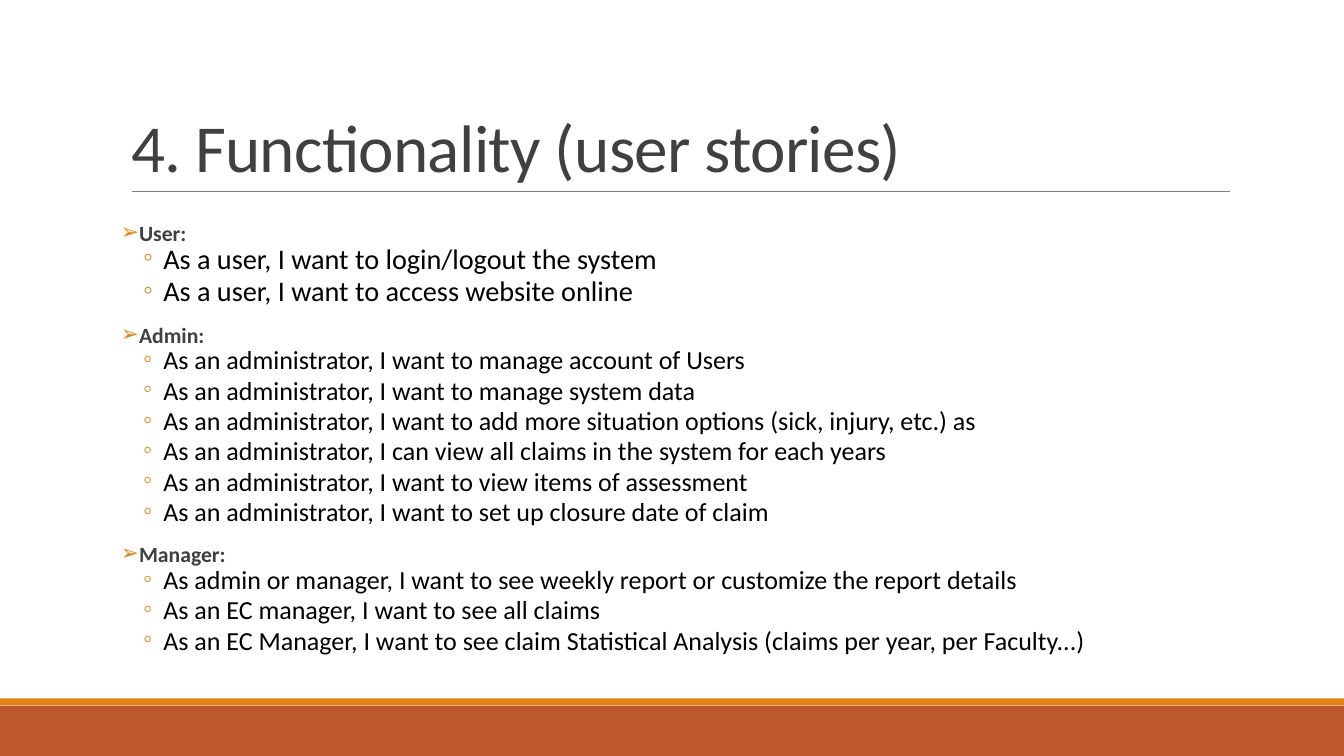
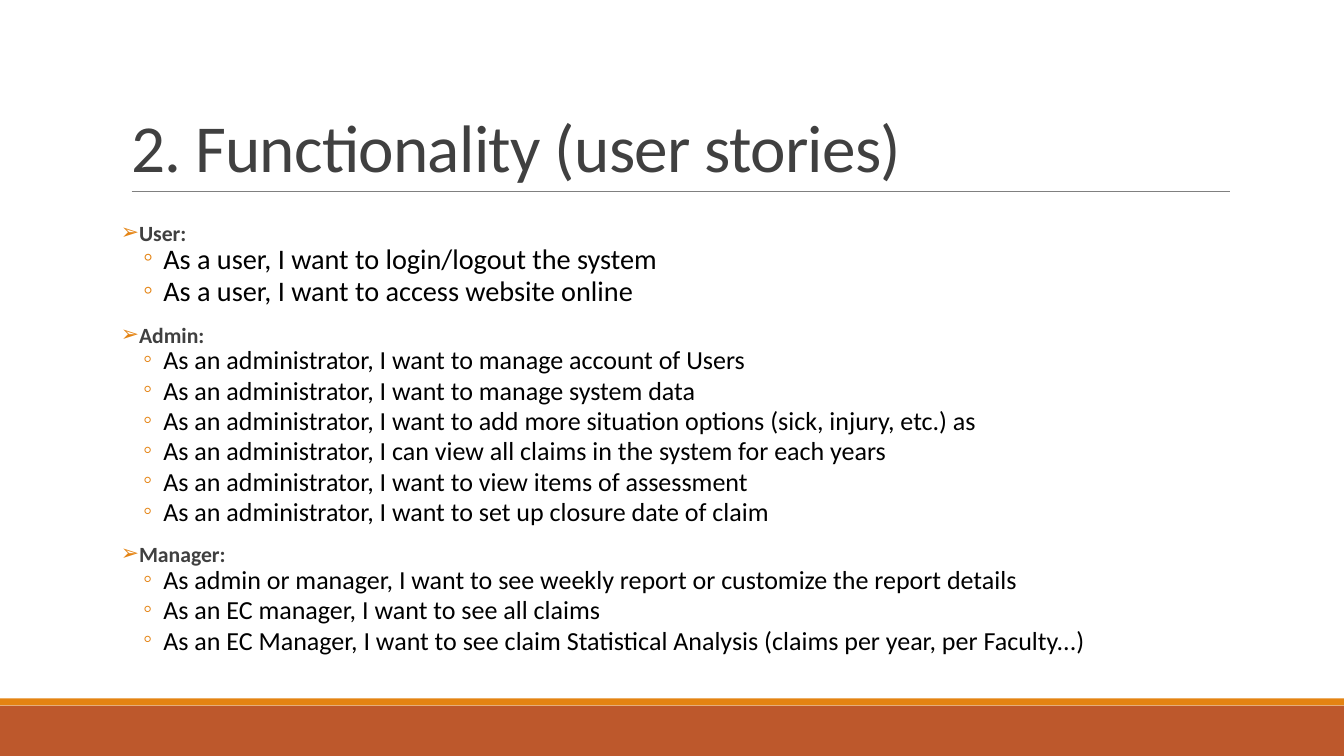
Before and after one commit to kaka-develop/ec-management, a slide deck: slide 6 of documents/Presentation.pptx (slide 9 before the commit). Drawn at 1344x756 pixels with LibreOffice and Linux fonts; fonts in the diff are those of the drawing. Boxes give left, top, right and bottom in pixels: in the first picture for what was removed or moved away, otherwise in the second. Text is boxed around its words. In the diff, an @@ line names an element or a change of style, - is before the commit and + after.

```diff
--- a/documents/Presentation.pptx
+++ b/documents/Presentation.pptx
@@ title at <box>131,123,901,183</box>: text changed @@
-4. Functionality (user stories)
+2. Functionality (user stories)
```
Also in this commit, not shown: 7 other slides changed, 18 slides added.
